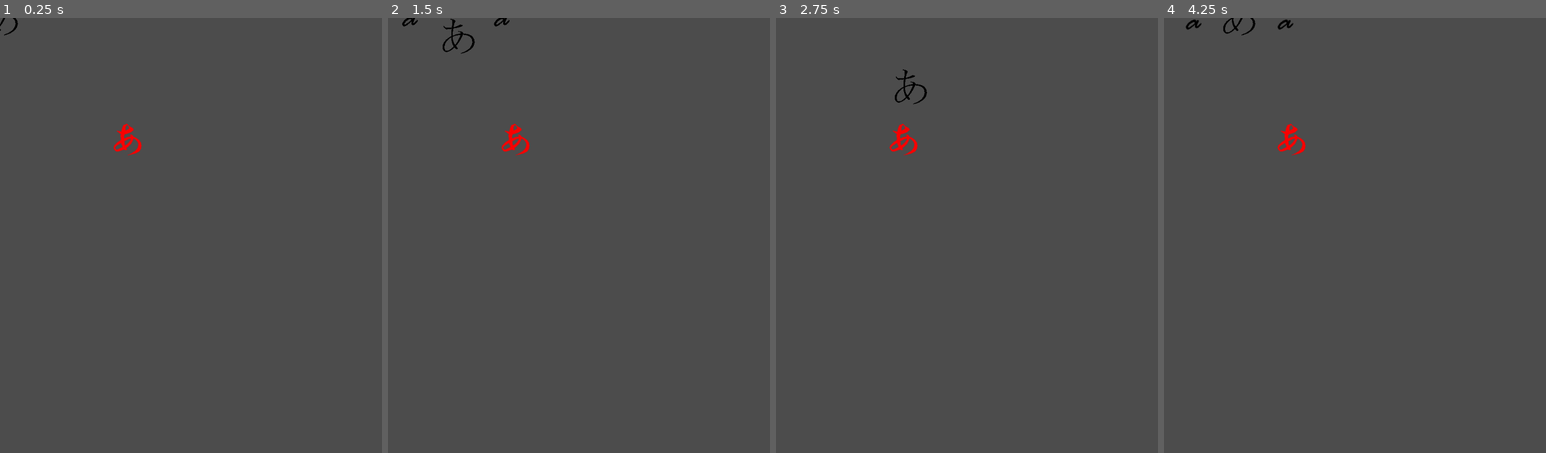
Above: before the commit, frames 1-4 (left to right).
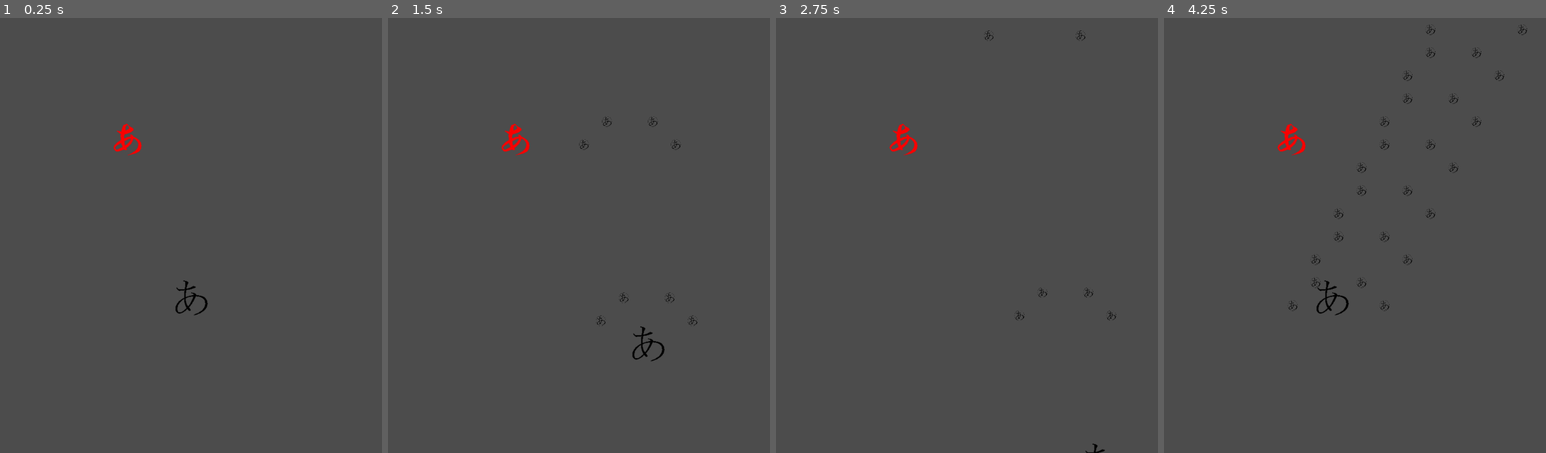
Above: after the commit, the same moments.

Repository: DarKneSsboY31/Shooting-a
Game: Godot game, scene res://Main.tscn
Two runs of this game, one before a commit and one after it. Both use one fixed random seed, a clock stepped at 60 frames per second and the inputs below.
Inputs:
- Up to frame 1 (0.25 s): no input
- Up to frame 2 (1.5 s): tap Enter at 0.5 s; hold Right (right) 0.53-1.28 s; hold Shift (shift, bound only after the commit) 0.53-1.28 s; tap Space (ui_select) at 0.77, 0.8, 1.07, 1.35 s; hold Down (down) from 1.28 s (still down)
- Up to frame 3 (2.75 s): tap Space (ui_select) at 1.52, 1.82, 2.3 s; tap Shift (shift, bound only after the commit) at 1.55 s; release Down (down) at 2.03 s; hold Right (right) from 2.03 s (still down); hold Shift (shift, bound only after the commit) from 2.03 s (still down)
- Up to frame 4 (4.25 s): release Right (right) at 2.78 s; release Shift (shift, bound only after the commit) at 2.78 s; hold Up (up) 2.78-3.53 s; tap Shift (shift, bound only after the commit) at 2.85 s; tap Space (ui_select) at 3.02, 3.32 s; hold Left (left) from 3.53 s (still down); hold Space (ui_select) from 3.53 s (still down)

The runs differ from the first frame. In frame 1, 0.2% of the frame differs, in the area x 0-55%, y 0-69%; in frame 2, 0.5%; in frame 3, 0.3%; in frame 4, 0.7%, in the area x 5-96%, y 0-69%.

Commit message:
敵が弾に当たると爆殺 主人公が敵に当たっても爆殺 主人公の高速・低速化

Diff:
--- /dev/null
+++ b/Enemy.gd
@@ -0,0 +1,13 @@
+extends Area2D
+
+func _ready():
+	pass # Replace with function body.
+
+func destroy():
+	#消去
+	queue_free()
+
+func _on_Enemy_area_entered(area):
+	if area.name == "Player":
+		area.hit(1) #Playerに１ダメージ
+		destroy()#ぶつかることにより、消える
--- a/Enemy.tscn
+++ b/Enemy.tscn
@@ -1,13 +1,16 @@
-[gd_scene load_steps=3 format=2]
+[gd_scene load_steps=4 format=2]
 
 [ext_resource path="res://敵雑魚あ.png" type="Texture" id=1]
+[ext_resource path="res://Enemy.gd" type="Script" id=2]
 
 [sub_resource type="RectangleShape2D" id=1]
 
 [node name="Enemy" type="Area2D"]
+script = ExtResource( 2 )
 
 [node name="Sprite" type="Sprite" parent="."]
 texture = ExtResource( 1 )
 
 [node name="CollisionShape2D" type="CollisionShape2D" parent="."]
 shape = SubResource( 1 )
+[connection signal="area_entered" from="." to="." method="_on_Enemy_area_entered"]
--- a/Main.tscn
+++ b/Main.tscn
@@ -6,6 +6,7 @@
 [node name="Main" type="Node2D"]
 
 [node name="Player" parent="." instance=ExtResource( 1 )]
+position = Vector2( 413.417, 608.798 )
 
 [node name="Enemy" parent="." instance=ExtResource( 2 )]
 position = Vector2( 280.331, 264.285 )
--- a/Player.gd
+++ b/Player.gd
@@ -11,26 +11,33 @@
 
 func _process(delta):
 	#移動速度
-	var speed = 200 * delta
+	var speedFast = 500
+	var speedSlow = 200
+	var speed = speedFast * delta
+	if Input.is_action_pressed("shift"):
+		#Shiftキー押下時は低速
+		speed = speedSlow * delta
 
 	#移動
+	var velocityPower = 1
 	var velocity = Vector2()
 	if Input.is_action_pressed("right"):
-		velocity.x += 1 #右
+		velocity.x += velocityPower #右
 	if Input.is_action_pressed("left"):
-		velocity.x -= 1 #左
+		velocity.x -= velocityPower #左
 	if Input.is_action_pressed("up"):
-		velocity.y -= 1 #上
+		velocity.y -= velocityPower #上
 	if Input.is_action_pressed("down"):
-		velocity.y += 1 #下
+		velocity.y += velocityPower #下
 	position += velocity.normalized() * speed
 
 	#Spaceキー押下で弾を発射
 	if Input.is_action_pressed("ui_select"):
 		cnt += delta
-		if cnt > 0.1:
+		var coolTime = 0.1
+		if cnt > coolTime:
 			#カウントリセット
-			cnt -= 0.1
+			cnt -= coolTime
 
 			#弾生成
 			var shot = Shot.instance()
@@ -41,15 +48,25 @@
 			#弾用の位置
 			var shotPosition = position
 
-			#弾の移動量の測定
-			shot.start(shotPosition.x + 50, shotPosition.y, 90, 1000)
-			shot2.start(shotPosition.x - 50, shotPosition.y, 90, 1000)
-			shot3.start(shotPosition.x + 100, shotPosition.y + 50, 90, 1000)
-			shot4.start(shotPosition.x - 100, shotPosition.y + 50, 90, 1000)
-
 			#ルートノードの取得、ルートノードへ設定
 			var node = get_owner()
 			node.add_child(shot)
 			node.add_child(shot2)
 			node.add_child(shot3)
 			node.add_child(shot4)
+
+			#弾の移動量の測定(位置の数字を変数化する必要あり 修正予定なのでそのまま)
+			shot.start(shotPosition.x + 50, shotPosition.y, 90, 1000)
+			shot2.start(shotPosition.x - 50, shotPosition.y, 90, 1000)
+			shot3.start(shotPosition.x + 100, shotPosition.y + 50, 90, 1000)
+			shot4.start(shotPosition.x - 100, shotPosition.y + 50, 90, 1000)
+
+
+func hit(damage):
+	#ダメージを受けたら消える処理
+	#HPの設定などは後回し
+	destory()
+
+func destory():
+	#削除
+	queue_free()
--- a/Shot.gd
+++ b/Shot.gd
@@ -17,3 +17,9 @@
 
 	#弾の移動
 	position += velocity * delta
+
+
+func _on_Shot_area_entered(area):
+	if "Enemy" in area.name: #敵キャラに弾が当たれば
+		area.destroy() #敵を爆殺
+		queue_free() #弾も消える
--- a/Shot.tscn
+++ b/Shot.tscn
@@ -1,6 +1,6 @@
 [gd_scene load_steps=4 format=2]
 
-[ext_resource path="res://「あ」の弾a.png" type="Texture" id=1]
+[ext_resource path="res://弾あ.png" type="Texture" id=1]
 [ext_resource path="res://Shot.gd" type="Script" id=2]
 
 [sub_resource type="CircleShape2D" id=1]
@@ -9,7 +9,9 @@
 script = ExtResource( 2 )
 
 [node name="Sprite" type="Sprite" parent="."]
+scale = Vector2( 0.25, 0.25 )
 texture = ExtResource( 1 )
 
 [node name="CollisionShape2D" type="CollisionShape2D" parent="."]
 shape = SubResource( 1 )
+[connection signal="area_entered" from="." to="." method="_on_Shot_area_entered"]
--- a/project.godot
+++ b/project.godot
@@ -54,6 +54,11 @@
 "events": [ Object(InputEventMouseButton,"resource_local_to_scene":false,"resource_name":"","device":0,"alt":false,"shi …(212 unchanged characters)…
  ]
 }
+shift={
+"deadzone": 0.5,
+"events": [ Object(InputEventKey,"resource_local_to_scene":false,"resource_name":"","device":0,"alt":false,"shift":false,"control":false,"meta":false,"command":false,"pressed":false,"scancode":16777237,"unicode":0,"echo":false,"script":null)
+ ]
+}
 
 [rendering]
 
Binary file added: 弾あ.png
Not shown, added: 弾あ.png.import
Not shown, added: デバッグ動画まとめ/movie20210611.mp4
